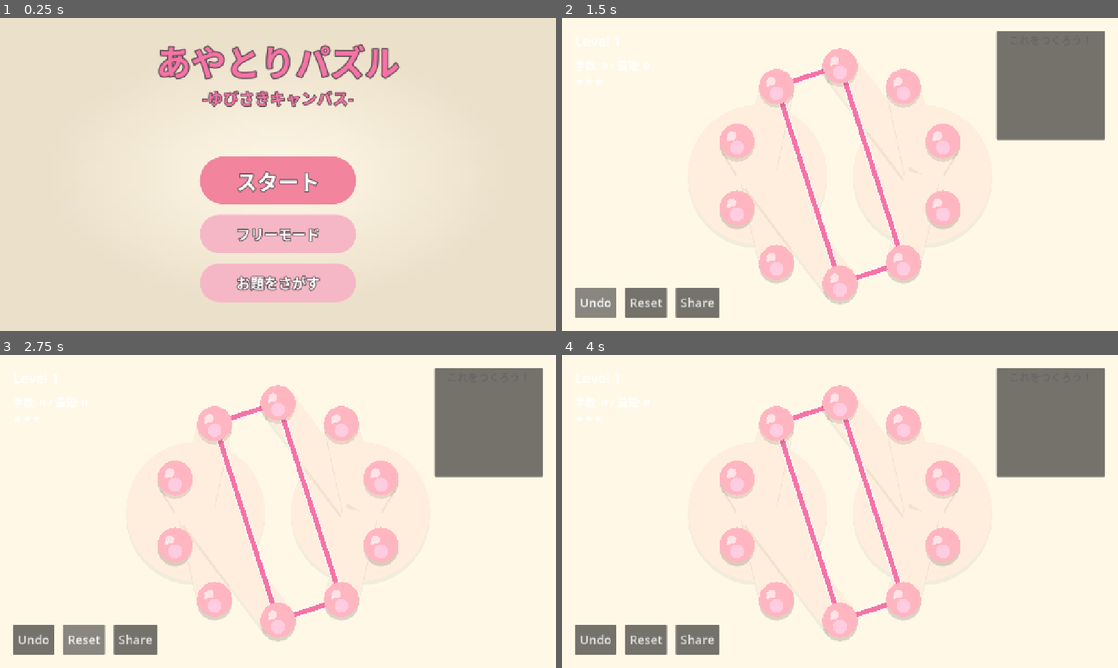
Above: before the commit, frames 1-4 (two rows, left to right).
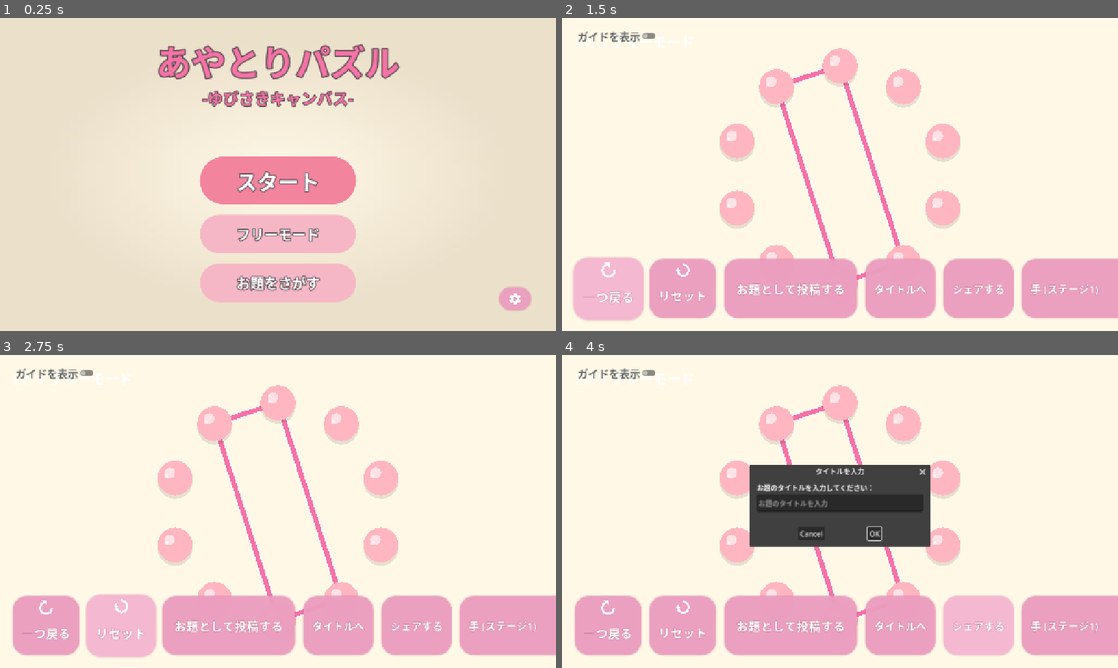
Above: after the commit, the same moments.

Repository: Omezi42/ayatori
Game: Godot game, scene res://scenes/Title.tscn
The game is run twice, just before and just after one commit, with the same random seed, the same clock (stepped at 60 frames per second) and the same inputs.
Inputs (mouse positions are in pixels of both pictures, inside the frame that each line leads up to):
- Up to frame 1 (0.25 s): no input
- Up to frame 2 (1.5 s): click "フリーモード" at 0.5 s; click "Undo" (after the commit: "一つ戻る") at 1.25 s
- Up to frame 3 (2.75 s): click "Reset" (after the commit: "リセット") at 2 s
- Up to frame 4 (4 s): click "Share" (after the commit: "お題として投稿する") at 2.75 s; click (979, 624) at 3.5 s, where only the run after the commit has a clickable "シェアする"

The runs differ from the first frame. In frame 1, 0.4% of the frame differs, in the area x 89-96%, y 85-94%; in frame 2, 24%; in frame 3, 24%; in frame 4, 32%, in the area x 2-100%, y 4-96%.
Error before the commit: Parse Error: Identifier "search_query" not declared in the current scope. (res://scripts/FirebaseManager.gd:153)

Commit message:
Add settings UI and icon assets
Implement a settings panel with volume and theme controls accessible from multiple screens. Add new SVG icon assets for undo, redo, refresh, and hint buttons. Refactor level editor title input to use a dialog. Update UI manager to display icons and text on action buttons. Simplify hand drawing code.

Diff:
--- /dev/null
+++ b/assets/ic_social_lightbulb_01_trimmed.svg
@@ -0,0 +1,6 @@
+<svg xmlns="http://www.w3.org/2000/svg" width="98" height="118" viewBox="15 5 98 118" fill="none">
+  <path d="M64 6 C36 6 16 24 16 46 C16 64 28 78 46 86 L46 90 L82 90 L82 86 C100 78 112 64 112 46 C112 24 92 6 64 6 Z" fill="white"/>
+  <rect x="42" y="92" width="44" height="8" rx="3" fill="white"/>
+  <rect x="46" y="102" width="36" height="8" rx="3" fill="white"/>
+  <rect x="52" y="112" width="24" height="10" rx="8" fill="white"/>
+</svg>
--- /dev/null
+++ b/assets/ic_system_refresh_01_trimmed.svg
@@ -0,0 +1,6 @@
+<svg xmlns="http://www.w3.org/2000/svg" width="110" height="102" viewBox="5 13 110 102" fill="none">
+  <!-- ドーナツ弧リング: 中心(64,64), 外R=50, 内R=34, 12時→9時(時計回り270度) -->
+  <path d="M 64 14 A 50 50 0 1 1 14 64 L 30 64 A 34 34 0 1 0 64 30 Z" fill="white"/>
+  <!-- 矢じり: 9時位置(弧の終端)に上向き三角形 -->
+  <polygon points="22,44 6,68 38,68" fill="white"/>
+</svg>
--- /dev/null
+++ b/assets/ic_system_rotate-clockwise_01_trimmed.svg
@@ -0,0 +1,4 @@
+<svg xmlns="http://www.w3.org/2000/svg" width="106" height="110" viewBox="11 7 106 110" fill="none">
+  <path d="M 64,12 A 52,52 0 1,1 12,64 L 28,64 A 36,36 0 1,0 64,28 Z" fill="white"/>
+  <polygon points="58,8 98,8 58,44" fill="white"/>
+</svg>
--- /dev/null
+++ b/assets/ic_system_rotate-counterclockwise_01_trimmed.svg
@@ -0,0 +1,4 @@
+<svg xmlns="http://www.w3.org/2000/svg" width="106" height="110" viewBox="11 7 106 110" fill="none">
+  <path d="M 64,12 A 52,52 0 1,0 116,64 L 100,64 A 36,36 0 1,1 64,28 Z" fill="white"/>
+  <polygon points="70,8 30,8 70,44" fill="white"/>
+</svg>
--- a/scripts/FingerNode.gd
+++ b/scripts/FingerNode.gd
@@ -50,7 +50,6 @@
 	var main_color = Color("ffb6c1") # 可愛いパステルピンク
 	var shadow_color = Color(0, 0, 0, 0.1)
 	var shine_color = Color(1, 1, 1, 0.6)
-	var nail_color = Color("ffcce0") # さらに薄いピンク
 
 	# ドロップシャドウ
 	draw_circle(Vector2(0, 8), radius, shadow_color)
@@ -59,8 +58,5 @@
 	draw_circle(Vector2.ZERO, radius, main_color)
 
 	# ぷっくりしたハイライト（ツヤ）
-	draw_circle(Vector2(-12, -12), radius * 0.25, shine_color)
+	draw_circle(Vector2(-12, -12), radius * 0.3, shine_color)
 	draw_circle(Vector2(-20, -4), radius * 0.1, shine_color)
-
-	# 爪のような表現（下部に配置して指先がこっちを向いている感じに）
-	draw_circle(Vector2(0, 15), radius * 0.4, nail_color)
--- a/scripts/FirebaseManager.gd
+++ b/scripts/FirebaseManager.gd
@@ -13,6 +13,7 @@
 var http_request_save: HTTPRequest
 var http_request_load: HTTPRequest
 var http_request_fetch: HTTPRequest
+var current_search_query: String = ""
 
 func _ready():
 	http_request_save = HTTPRequest.new()
@@ -112,6 +113,7 @@
 		emit_signal("load_failed", "サーバーエラー: " + str(response_code))
 
 func fetch_levels(sort_type: String = "newest", search_query: String = ""):
+	current_search_query = search_query
 	var url = "https://firestore.googleapis.com/v1/projects/" + PROJECT_ID + "/databases/(default)/documents:runQuery"
 	var order_by_field = "created_at"
 	if sort_type == "popular":
@@ -150,8 +152,8 @@
 					var play_count = int(fields.get("play_count", {}).get("integerValue", "0"))
 
 					# ローカルでの検索クエリ絞り込み
-					if search_query != "":
-						if search_query.to_upper() not in code and search_query not in title:
+					if current_search_query != "":
+						if current_search_query.to_upper() not in code and current_search_query not in title:
 							continue
 
 					levels.append({
--- a/scripts/GameSave.gd
+++ b/scripts/GameSave.gd
@@ -15,6 +15,8 @@
 	effect_rect.mouse_filter = Control.MOUSE_FILTER_IGNORE
 	effect_rect.set_anchors_preset(Control.PRESET_FULL_RECT)
 	canvas.add_child(effect_rect)
+
+
 
 	var shader = Shader.new()
 	shader.code = """
@@ -68,3 +70,121 @@
 func apply_theme() -> void:
 	if effect_rect and effect_rect.material:
 		effect_rect.material.set_shader_parameter("theme_mode", current_theme)
+
+func add_settings_to(target: Node) -> void:
+	var settings_panel = PanelContainer.new()
+	settings_panel.visible = false
+	settings_panel.custom_minimum_size = Vector2(300, 200)
+
+	# Try to find a good position based on viewport
+	settings_panel.position = Vector2(850, 400)
+
+	var panel_style = StyleBoxFlat.new()
+	panel_style.bg_color = Color(1.0, 1.0, 1.0, 1.0)
+	panel_style.corner_radius_top_left = 8
+	panel_style.corner_radius_top_right = 8
+	panel_style.corner_radius_bottom_left = 8
+	panel_style.corner_radius_bottom_right = 8
+	panel_style.shadow_color = Color(0.0, 0.0, 0.0, 0.15)
+	panel_style.shadow_size = 12
+	panel_style.shadow_offset = Vector2(2, 6)
+	panel_style.content_margin_left = 16
+	panel_style.content_margin_right = 16
+	panel_style.content_margin_top = 16
+	panel_style.content_margin_bottom = 32
+	settings_panel.add_theme_stylebox_override("panel", panel_style)
+
+	var set_vbox = VBoxContainer.new()
+	settings_panel.add_child(set_vbox)
+
+	var vol_label = Label.new()
+	vol_label.text = "音量"
+	vol_label.add_theme_color_override("font_color", Color(0.3, 0.3, 0.3))
+	set_vbox.add_child(vol_label)
+
+	var vol_slider = HSlider.new()
+	var master_bus = AudioServer.get_bus_index("Master")
+	if master_bus >= 0:
+		vol_slider.value = db_to_linear(AudioServer.get_bus_volume_db(master_bus)) * 100.0
+	else:
+		vol_slider.value = 50
+	vol_slider.value_changed.connect(_on_volume_changed)
+	set_vbox.add_child(vol_slider)
+
+	var theme_label = Label.new()
+	theme_label.text = "画面テーマ"
+	theme_label.add_theme_color_override("font_color", Color(0.3, 0.3, 0.3))
+	set_vbox.add_child(theme_label)
+
+	var theme_btn = OptionButton.new()
+	theme_btn.add_item("通常")
+	theme_btn.add_item("モノクロ")
+	theme_btn.add_item("ダーク")
+	theme_btn.selected = current_theme
+	theme_btn.item_selected.connect(func(idx):
+		current_theme = idx
+		apply_theme()
+		save_data()
+	)
+	set_vbox.add_child(theme_btn)
+
+	target.add_child(settings_panel)
+
+	var settings_btn = Button.new()
+	settings_btn.text = ""
+	var gear_tex = load("res://resources/gear_icon.svg")
+	if gear_tex:
+		settings_btn.icon = gear_tex
+		settings_btn.add_theme_constant_override("icon_max_width", 32)
+
+	var btn_style = StyleBoxFlat.new()
+	btn_style.bg_color = Color(0.92, 0.62, 0.75, 0.95)
+	btn_style.corner_radius_top_left = 32
+	btn_style.corner_radius_top_right = 32
+	btn_style.corner_radius_bottom_left = 32
+	btn_style.corner_radius_bottom_right = 32
+	btn_style.shadow_color = Color(0.8, 0.35, 0.5, 0.3)
+	btn_style.shadow_size = 4
+	btn_style.content_margin_left = 20
+	btn_style.content_margin_right = 20
+	btn_style.content_margin_top = 10
+	btn_style.content_margin_bottom = 10
+
+	var btn_hover = btn_style.duplicate()
+	btn_hover.bg_color = Color(0.96, 0.72, 0.82, 1.0)
+
+	settings_btn.add_theme_stylebox_override("normal", btn_style)
+	settings_btn.add_theme_stylebox_override("hover", btn_hover)
+	settings_btn.add_theme_stylebox_override("pressed", btn_style)
+	settings_btn.add_theme_stylebox_override("focus", StyleBoxEmpty.new())
+	settings_btn.add_theme_color_override("icon_normal_color", Color.WHITE)
+	settings_btn.add_theme_color_override("icon_hover_color", Color.WHITE)
+	settings_btn.add_theme_color_override("icon_pressed_color", Color.WHITE)
+
+	settings_btn.position = Vector2(1150, 620) # Bottom right
+	settings_btn.pressed.connect(func():
+		settings_panel.visible = !settings_panel.visible
+	)
+
+	settings_btn.pivot_offset = Vector2(36, 26) # Approximate center
+	settings_btn.mouse_entered.connect(func(): _animate_button(settings_btn, Vector2(1.05, 1.05)))
+	settings_btn.mouse_exited.connect(func(): _animate_button(settings_btn, Vector2(1.0, 1.0)))
+	settings_btn.button_down.connect(func(): _animate_button(settings_btn, Vector2(0.95, 0.95)))
+	settings_btn.button_up.connect(func():
+		if settings_btn.is_hovered():
+			_animate_button(settings_btn, Vector2(1.05, 1.05))
+		else:
+			_animate_button(settings_btn, Vector2(1.0, 1.0))
+	)
+
+	target.add_child(settings_btn)
+
+
+func _animate_button(btn: Button, target_scale: Vector2) -> void:
+	var tween = create_tween().set_trans(Tween.TRANS_SPRING).set_ease(Tween.EASE_OUT)
+	tween.tween_property(btn, "scale", target_scale, 0.3)
+
+func _on_volume_changed(val: float) -> void:
+	var bus_idx = AudioServer.get_bus_index("Master")
+	if bus_idx >= 0:
+		AudioServer.set_bus_volume_db(bus_idx, linear_to_db(val / 100.0))
--- a/scripts/HandBackground.gd
+++ b/scripts/HandBackground.gd
@@ -11,29 +11,7 @@
 		_draw_layout_pyramid()
 
 func _draw_layout_hands() -> void:
-	var skin_color = Color("ffeedd")
-	var shadow_color = Color(0, 0, 0, 0.05)
-
-	var left_palm = Vector2(450, 360)
-	var right_palm = Vector2(830, 360)
-	var palm_radius = 160.0
-
-	draw_circle(left_palm + Vector2(0, 10), palm_radius, shadow_color)
-	draw_circle(left_palm, palm_radius, skin_color)
-	draw_circle(right_palm + Vector2(0, 10), palm_radius, shadow_color)
-	draw_circle(right_palm, palm_radius, skin_color)
-
-	var positions = PinLayout.get_positions(0)
-	var r_fingers = []
-	for i in range(5):
-		r_fingers.append(positions[i])
-	var l_fingers = []
-	for i in range(5, 10):
-		l_fingers.append(positions[i])
-	l_fingers.reverse()
-
-	_draw_hand_fingers(left_palm, l_fingers, skin_color, shadow_color)
-	_draw_hand_fingers(right_palm, r_fingers, skin_color, shadow_color)
+	pass
 
 func _draw_layout_board() -> void:
 	var board_color = Color("e6d8ce")
@@ -71,18 +49,8 @@
 func _draw_hand_fingers(palm: Vector2, fingers: Array, color: Color, shadow: Color) -> void:
 	var thickness = 80.0
 	for finger_pos in fingers:
-		var dir = (finger_pos - palm).normalized()
-		var perp = Vector2(-dir.y, dir.x) * (thickness / 2.0)
-
-		var p1 = palm + perp
-		var p2 = palm - perp
-		var p3 = finger_pos - perp
-		var p4 = finger_pos + perp
-
 		# ドロップシャドウ
-		draw_polygon(PackedVector2Array([p1 + Vector2(0, 10), p2 + Vector2(0, 10), p3 + Vector2(0, 10), p4 + Vector2(0, 10)]), PackedColorArray([shadow, shadow, shadow, shadow]))
 		draw_circle(finger_pos + Vector2(0, 10), thickness / 2.0, shadow)
 
 		# メインカラー
-		draw_polygon(PackedVector2Array([p1, p2, p3, p4]), PackedColorArray([color, color, color, color]))
 		draw_circle(finger_pos, thickness / 2.0, color)
--- a/scripts/LevelBrowser.gd
+++ b/scripts/LevelBrowser.gd
@@ -13,6 +13,10 @@
 	$VBoxContainer/HeaderHBox/BackButton.pressed.connect(_on_back_pressed)
 	$VBoxContainer/HeaderHBox/CreateButton.pressed.connect(_on_create_pressed)
 	$VBoxContainer/SearchHBox/SearchButton.pressed.connect(_on_search_pressed)
+
+	if GameSave and GameSave.has_method("add_settings_to"):
+		GameSave.add_settings_to(self)
+
 
 	FirebaseManager.levels_fetched.connect(_on_levels_fetched)
 	FirebaseManager.fetch_failed.connect(_on_fetch_failed)
--- a/scripts/LevelEditor.gd
+++ b/scripts/LevelEditor.gd
@@ -28,25 +28,73 @@
 
 		ui_manager.share_button.pressed.connect(_on_save_pressed)
 
+		# スタイルの準備
+		var btn_style = StyleBoxFlat.new()
+		btn_style.bg_color = Color(0.92, 0.62, 0.75, 0.95)
+		btn_style.corner_radius_top_left = 32
+		btn_style.corner_radius_top_right = 32
+		btn_style.corner_radius_bottom_left = 32
+		btn_style.corner_radius_bottom_right = 32
+		btn_style.shadow_color = Color(0.8, 0.35, 0.5, 0.3)
+		btn_style.shadow_size = 4
+		btn_style.content_margin_left = 20
+		btn_style.content_margin_right = 20
+		btn_style.content_margin_top = 10
+		btn_style.content_margin_bottom = 10
+		var btn_hover = btn_style.duplicate()
+		btn_hover.bg_color = Color(0.96, 0.72, 0.82, 1.0)
+
+		var apply_style = func(btn):
+			btn.add_theme_stylebox_override("normal", btn_style)
+			btn.add_theme_stylebox_override("hover", btn_hover)
+			btn.add_theme_stylebox_override("pressed", btn_style)
+			btn.add_theme_stylebox_override("focus", StyleBoxEmpty.new())
+			btn.add_theme_color_override("font_color", Color.WHITE)
+			btn.add_theme_constant_override("outline_size", 4)
+			btn.add_theme_color_override("font_outline_color", Color(0.7, 0.4, 0.5, 0.8))
+			btn.add_theme_color_override("font_hover_color", Color.WHITE)
+
 		# Titleに戻るボタン
 		var back_btn = Button.new()
 		back_btn.text = "タイトルへ"
 		back_btn.add_theme_font_size_override("font_size", 24)
+		apply_style.call(back_btn)
 		ui_manager.get_node("Control/HBoxContainer").add_child(back_btn)
 		back_btn.pressed.connect(func(): get_tree().change_scene_to_file("res://scenes/Title.tscn"))
 
-		# タイトル入力フィールド
+		# Xに投稿ボタン (シェアする)
+		var free_share_btn = Button.new()
+		free_share_btn.text = "シェアする"
+		free_share_btn.add_theme_font_size_override("font_size", 24)
+		apply_style.call(free_share_btn)
+		ui_manager.get_node("Control/HBoxContainer").add_child(free_share_btn)
+		free_share_btn.pressed.connect(Callable(ui_manager, "_on_share_pressed"))
+
+		# タイトル入力ダイアログ
+		var dialog = ConfirmationDialog.new()
+		dialog.name = "TitleDialog"
+		dialog.title = "タイトルを入力"
+
+		var dialog_vbox = VBoxContainer.new()
+		var label = Label.new()
+		label.text = "お題のタイトルを入力してください："
+		dialog_vbox.add_child(label)
+
 		var title_input = LineEdit.new()
 		title_input.name = "TitleInput"
 		title_input.placeholder_text = "お題のタイトルを入力"
-		title_input.add_theme_font_size_override("font_size", 24)
-		title_input.custom_minimum_size = Vector2(300, 50)
-		ui_manager.get_node("Control/HBoxContainer").add_child(title_input)
+		title_input.custom_minimum_size = Vector2(300, 40)
+		dialog_vbox.add_child(title_input)
+
+		dialog.add_child(dialog_vbox)
+		dialog.confirmed.connect(_on_dialog_confirmed)
+		add_child(dialog)
 
 		# レイアウト選択用OptionButton
 		var layout_option = OptionButton.new()
 		layout_option.name = "LayoutOption"
 		layout_option.add_theme_font_size_override("font_size", 24)
+		apply_style.call(layout_option)
 		layout_option.add_item("手 (ステージ1)", 0)
 		layout_option.add_item("ボード (ステージ2)", 1)
 		layout_option.add_item("ピラミッド (ステージ3)", 2)
@@ -91,7 +139,16 @@
 	string_manager.hook_finger(segment_index, finger_id)
 
 func _on_save_pressed() -> void:
-	var title_input = ui_manager.get_node_or_null("Control/HBoxContainer/TitleInput") as LineEdit
+	var dialog = get_node_or_null("TitleDialog") as ConfirmationDialog
+	if dialog:
+		var title_input = dialog.get_node("VBoxContainer/TitleInput") as LineEdit
+		if title_input:
+			title_input.text = ""
+		dialog.popup_centered(Vector2(400, 150))
+
+func _on_dialog_confirmed() -> void:
+	var dialog = get_node("TitleDialog")
+	var title_input = dialog.get_node("VBoxContainer/TitleInput") as LineEdit
 	var layout_option = ui_manager.get_node_or_null("Control/HBoxContainer/LayoutOption") as OptionButton
 	var title = "無題"
 	if title_input and title_input.text.strip_edges() != "":
--- a/scripts/TargetDrawer.gd
+++ b/scripts/TargetDrawer.gd
@@ -3,7 +3,6 @@
 var target_sequence: Array[int] = []
 
 # 固定された指の座標
-	pass
 
 var layout_id: int = 0
 
--- a/scripts/Title.gd
+++ b/scripts/Title.gd
@@ -8,6 +8,10 @@
 	theme.set_constant("outline_size", "Label", 12)
 	theme.set_constant("outline_size", "Button", 8)
 	self.theme = theme
+
+	if GameSave and GameSave.has_method("add_settings_to"):
+		GameSave.add_settings_to(self)
+
 
 	# 2. プライマリボタン（スタート）のスタイル
 	var primary_normal = _create_button_style(Color("#F2849E"), 6)
--- a/scripts/UIManager.gd
+++ b/scripts/UIManager.gd
@@ -52,9 +52,23 @@
 	_setup_floating_menus()
 
 	if undo_button:
+		undo_button.text = "一つ戻る"
+		var undo_tex = load("res://assets/ic_system_rotate-counterclockwise_01_trimmed.svg")
+		if undo_tex:
+			undo_button.icon = undo_tex
+			undo_button.icon_alignment = HORIZONTAL_ALIGNMENT_CENTER
+			undo_button.vertical_icon_alignment = VERTICAL_ALIGNMENT_TOP
+			undo_button.add_theme_constant_override("icon_max_width", 32)
 		_setup_button_animations(undo_button)
 		undo_button.pressed.connect(_on_undo_pressed)
 	if reset_button:
+		reset_button.text = "リセット"
+		var reset_tex = load("res://assets/ic_system_refresh_01_trimmed.svg")
+		if reset_tex:
+			reset_button.icon = reset_tex
+			reset_button.icon_alignment = HORIZONTAL_ALIGNMENT_CENTER
+			reset_button.vertical_icon_alignment = VERTICAL_ALIGNMENT_TOP
+			reset_button.add_theme_constant_override("icon_max_width", 32)
 		_setup_button_animations(reset_button)
 		reset_button.pressed.connect(_on_reset_pressed)
 	if share_button:
@@ -68,7 +82,13 @@
 		message_label.scale = Vector2(0.5, 0.5)
 
 	hint_button = Button.new()
-	hint_button.text = "💡\nHint"
+	hint_button.text = "ヒント"
+	var hint_tex = load("res://assets/ic_social_lightbulb_01_trimmed.svg")
+	if hint_tex:
+		hint_button.icon = hint_tex
+		hint_button.icon_alignment = HORIZONTAL_ALIGNMENT_CENTER
+		hint_button.vertical_icon_alignment = VERTICAL_ALIGNMENT_TOP
+		hint_button.add_theme_constant_override("icon_max_width", 32)
 	hint_button.add_theme_font_size_override("font_size", 24)
 	var footer = get_node_or_null("Control/FooterHBox")
 	if footer:
Not shown, added: assets/ic_social_lightbulb_01_trimmed.svg.import
Not shown, added: assets/ic_system_refresh_01_trimmed.svg.import
Not shown, added: assets/ic_system_rotate-clockwise_01_trimmed.svg.import
Not shown, added: assets/ic_system_rotate-counterclockwise_01_trimmed.svg.import
Not shown, added: scripts/LevelBrowser.gd.uid
